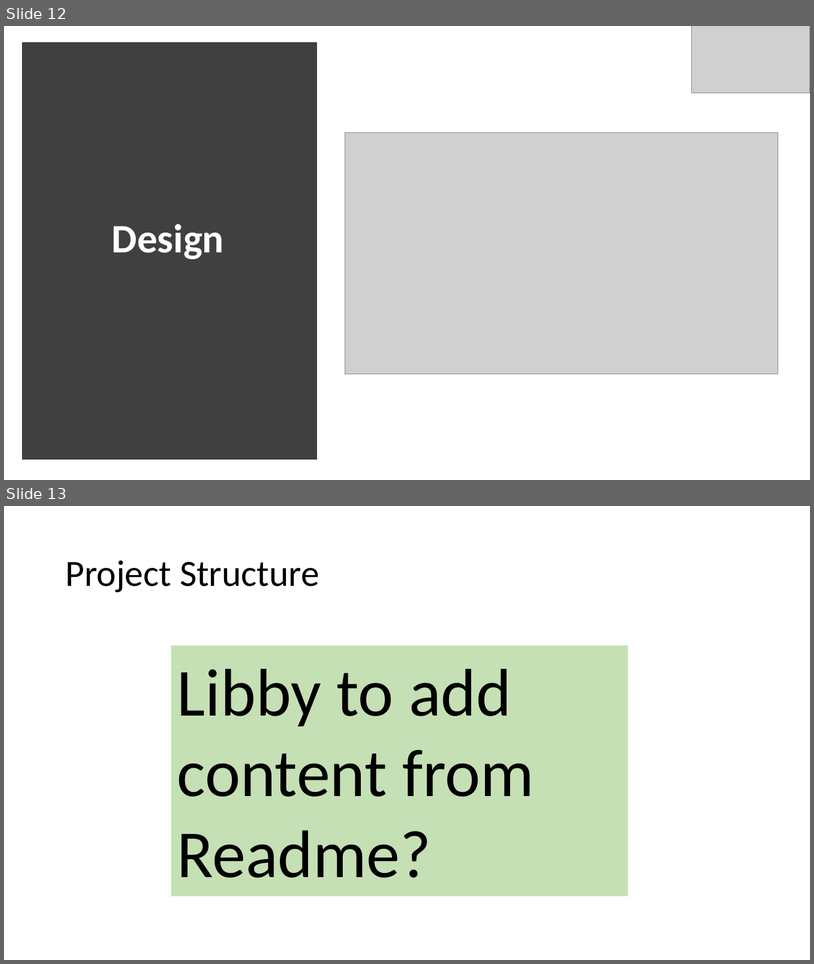
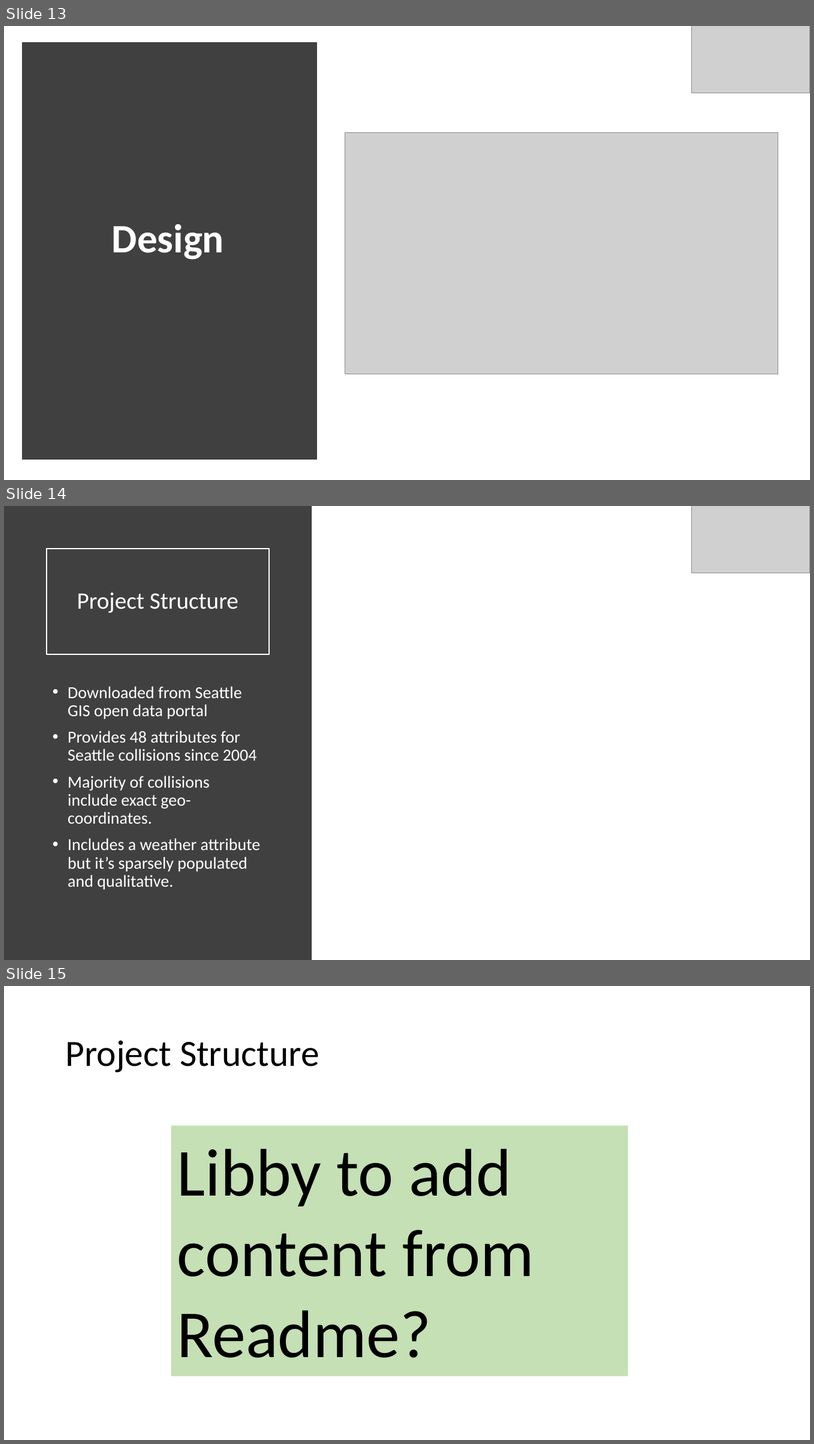
Before and after one commit to gdc3000/wa_collisions, a slide deck: doc/wa_collisions_final_presentation.pptx. Shown one above the other, each under a label of ours: slides 12 and 13 before the commit, slides 13, 14 and 15 after it. The pictures are 814x964 and 814x1444 pixels, drawn with LibreOffice and Linux fonts; fonts in the diff are those of the drawing; grey boxes stand for pictures. Boxes give left, top, right and bottom in pixels: in the first picture for what was removed or moved away, otherwise in the second. Text is boxed around its words. In the diff, an @@ line names an element or a change of style, - is before the commit and + after.

```diff
--- a/doc/wa_collisions_final_presentation.pptx
+++ b/doc/wa_collisions_final_presentation.pptx
@@ slide 14 added at [4,506,810,960], background #FFFFFF @@
@@ rectangle added at [4,506,312,960], fill #404040 @@
@@ picture added at [692,506,810,573] @@
@@ title added at [47,549,269,654], outline #FFFFFF 1.5 pt, 28 pt, text #FFFFFF @@
+Project Structure
@@ text added at [68,686,261,889], 20 pt, text #FFFFFF @@
+• Downloaded from Seattle GIS open data portal
+• Provides 48 attributes for Seattle collisions since 2004
+• Majority of collisions include exact geo-coordinates.
+• Includes a weather attribute but it’s sparsely populated and qualitative.
@@ what was slide 12 is now slide 13 @@
@@ what was slide 13 is now slide 15 @@
```
Also in this commit, not shown: 2 slides changed, 2 other slides added, 1 slide removed, 3 other files.
